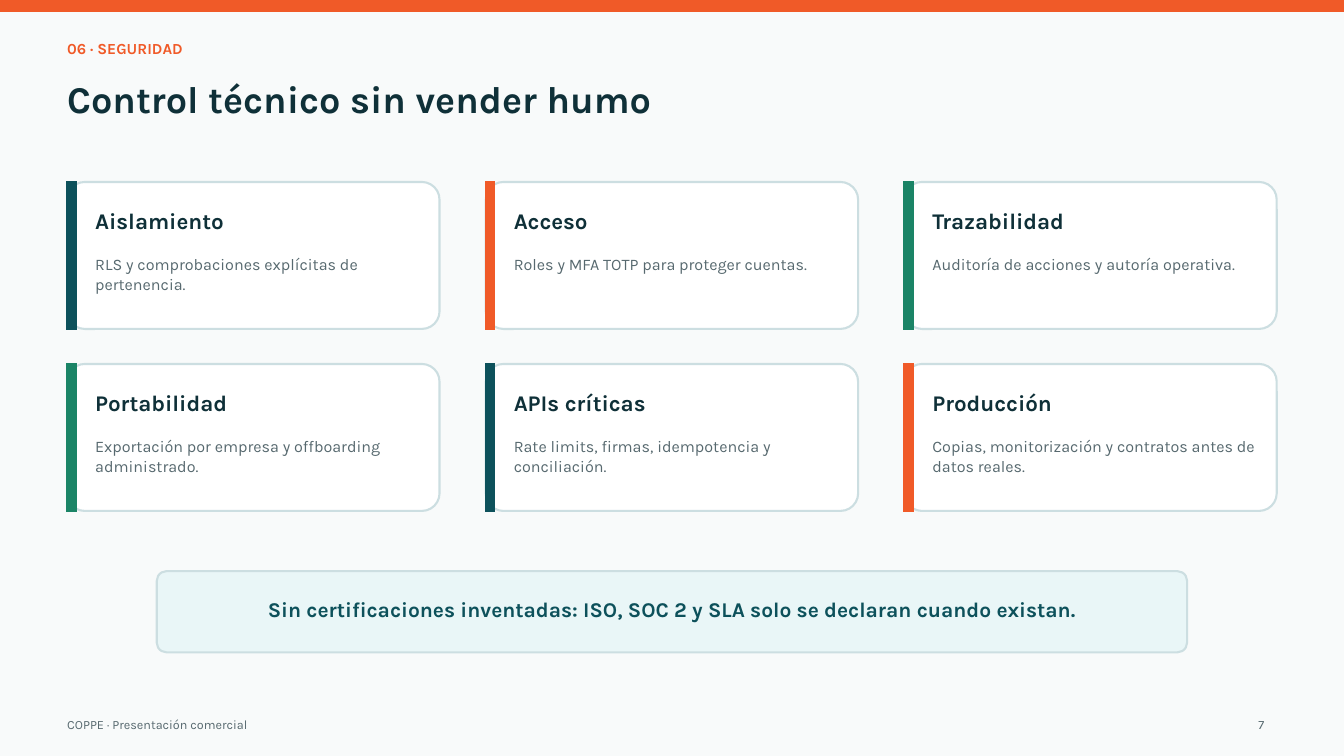
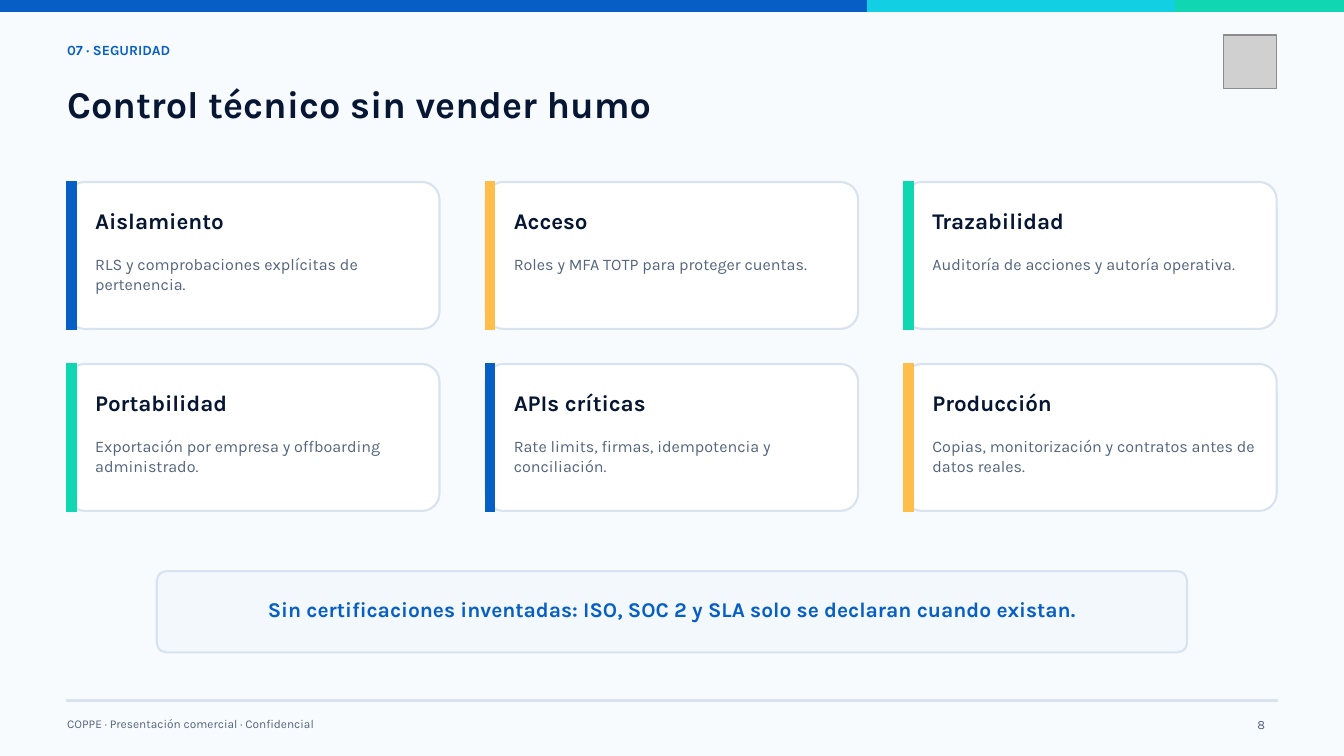
Before and after one commit to Jmprdeveloper/coppe, a slide deck: slide 8 of docs/presentacion/salida/COPPE_Presentacion_Comercial.pptx (slide 7 before the commit). Drawn at 1344x756 pixels with LibreOffice and Linux fonts; fonts in the diff are those of the drawing; grey boxes stand for pictures. Boxes give left, top, right and bottom in pixels: in the first picture for what was removed or moved away, otherwise in the second. Text is boxed around its words. In the diff, an @@ line names an element or a change of style, - is before the commit and + after.

Commit message:
feat: apply COPPE brand identity and commercial materials

```diff
--- a/docs/presentacion/salida/COPPE_Presentacion_Comercial.pptx
+++ b/docs/presentacion/salida/COPPE_Presentacion_Comercial.pptx
@@ rectangle at (0,0,1344,756): fill #F8FAFA to #F8FBFE; outline #F8FAFA 1.5 pt to #F8FBFE 1.5 pt @@
@@ rectangle: place and size @@
-rectangle at (0,0,1344,11)
+rectangle at (0,0,868,11)
@@ rectangle at (0,0,868,11): fill #F05A28 to #075FC6; outline #F05A28 1.5 pt to #075FC6 1.5 pt @@
@@ rectangle added at (868,0,1177,11), fill #12CFE3, outline #12CFE3 1.5 pt @@
@@ rectangle added at (1177,0,1344,11), fill #10D6B1, outline #10D6B1 1.5 pt @@
@@ text at (67,45,170,55): text changed; size 11 to 10 pt; text colour #F05A28 to #075FC6 @@
-06 · SEGURIDAD
+07 · SEGURIDAD
@@ picture added at (1224,35,1277,89) @@
@@ text colour #0F3038 to #061633 in 7 elements at (95,213,224,230), (514,214,588,230), (932,213,1064,230), (95,395,227,412), (514,393,646,412), (932,393,1052,412), (67,88,652,119) @@
@@ rectangle at (68,182,76,330): fill #0D515B to #075FC6; outline #0D515B 1.5 pt to #075FC6 1.5 pt @@
@@ rectangle at (486,182,494,330): fill #F05A28 to #FFBD4A; outline #F05A28 1.5 pt to #FFBD4A 1.5 pt @@
@@ rectangle at (904,182,912,330): fill #1B8466 to #10D6B1; outline #1B8466 1.5 pt to #10D6B1 1.5 pt @@
@@ rectangle at (68,364,76,511): fill #1B8466 to #10D6B1; outline #1B8466 1.5 pt to #10D6B1 1.5 pt @@
@@ rectangle at (486,364,494,511): fill #0D515B to #075FC6; outline #0D515B 1.5 pt to #075FC6 1.5 pt @@
@@ outline #CCDEE1 1.5 pt to #D9E3EF 1.5 pt in 6 elements at (68,182,440,330), (486,182,858,330), (904,182,1276,330), (68,364,440,511), (486,364,858,511), (904,364,1276,511) @@
@@ rectangle at (904,364,912,511): fill #F05A28 to #FFBD4A; outline #F05A28 1.5 pt to #FFBD4A 1.5 pt @@
@@ rounded rectangle at (157,572,1188,653): fill #E9F6F7 to #F3F8FC; outline #CCDEE1 1.5 pt to #D9E3EF 1.5 pt @@
@@ text "Sin certificaciones inventadas: ISO, SOC ..." at (268,602,1076,623): text colour #0D515B to #075FC6 @@
@@ text at (67,719,314,728): text changed; size 9 to 8.5 pt; text colour #57696F to #53647C @@
-COPPE · Presentación comercial
+COPPE · Presentación comercial · Confidencial
@@ rectangle added at (68,700,1277,701), fill #D9E3EF, outline #D9E3EF 1.5 pt @@
@@ text at (1257,721,1265,729): text changed; text colour #57696F to #53647C @@
-7
+8
```
Also in this commit, not shown: 9 other slides changed, 1 slide added, 24 other files.
